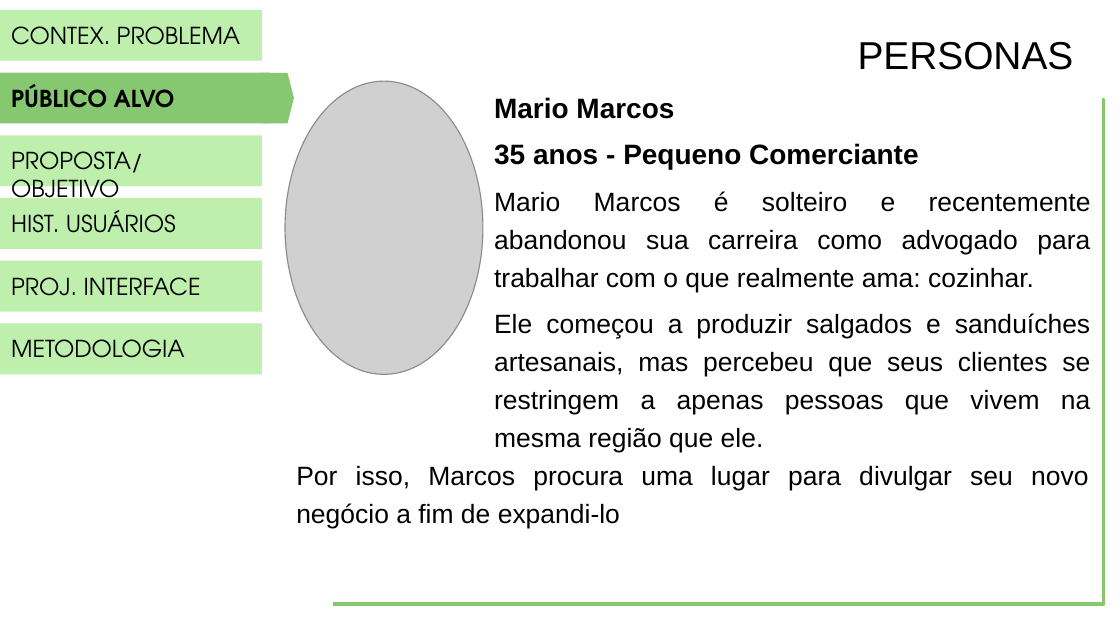
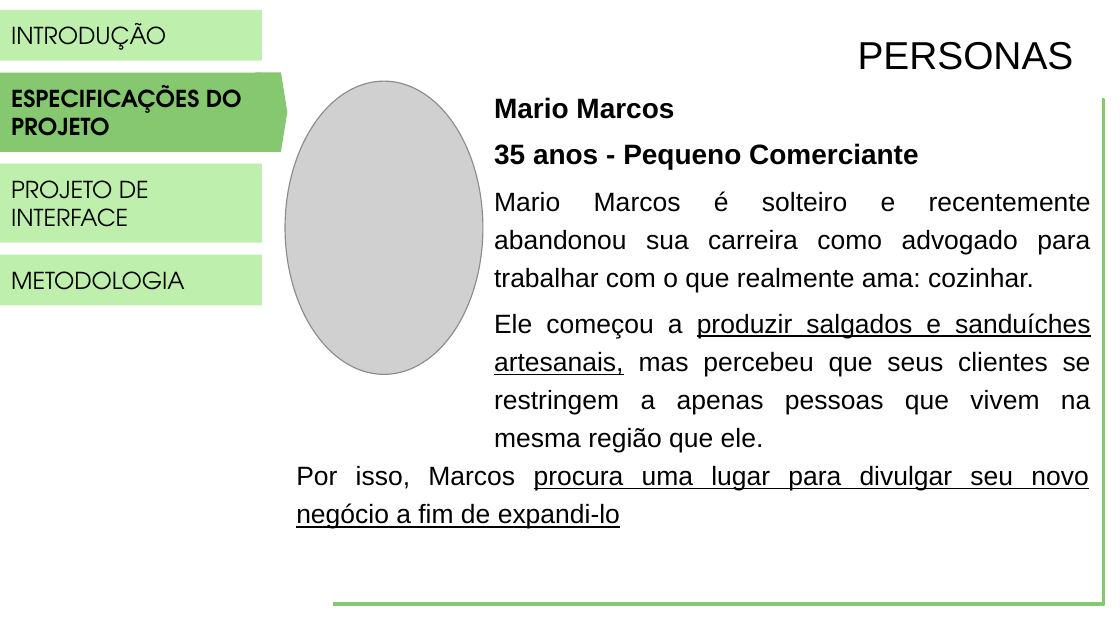
Before and after one commit to PSG-TIAPN-2022-1/psg-tiapn-2023-1-minha-avo-que-fez, a slide deck: slide 9 of docs/apresentacao/LANCHES DA VOVÓ.pptx (slide 8 before the commit). Drawn at 1120x630 pixels with LibreOffice and Linux fonts; fonts in the diff are those of the drawing; grey boxes stand for pictures. Boxes give left, top, right and bottom in pixels: in the first picture for what was removed or moved away, otherwise in the second. Text is boxed around its words. In the diff, an @@ line names an element or a change of style, - is before the commit and + after.

```diff
--- a/docs/apresentacao/LANCHES DA VOVÓ.pptx
+++ b/docs/apresentacao/LANCHES DA VOVÓ.pptx
@@ text in rectangle at [11, 23, 166, 50]: text changed @@
-CONTEX. PROBLEMA
+INTRODUÇÃO
@@ rectangle removed at [0, 73, 270, 123] @@
-PÚBLICO ALVO
@@ rectangle added at [0, 73, 262, 152], fill #86C86F, 15 pt, text #000000, bold @@
+ESPECIFICAÇÕES DO PROJETO
@@ flow chart offpage connector: place and size @@
-flow chart offpage connector at [262, 73, 295, 123]
+flow chart offpage connector at [255, 73, 288, 152]
@@ rectangle removed at [0, 136, 262, 186] @@
-PROPOSTA/OBJETIVO
@@ rectangle added at [0, 164, 262, 243], fill #BEEFAD, 15 pt, text #000000 @@
+PROJETO DE INTERFACE
@@ rectangle removed at [0, 198, 262, 249] @@
-HIST. USUÁRIOS
@@ rectangle "METODOLOGIA": place and size @@
-rectangle "METODOLOGIA" at [0, 324, 262, 374]
+rectangle "METODOLOGIA" at [0, 254, 262, 305]
@@ rectangle removed at [0, 261, 262, 311] @@
-PROJ. INTERFACE
@@ text at [494, 313, 1091, 453]: underline on in "produzir salgados e sanduíches artesanais," @@
@@ text "Por isso, Marcos procura uma ..." at [296, 465, 1088, 529]: underline on in "procura uma lugar para divulgar seu novo ..." @@
```
Also in this commit, not shown: 7 other slides changed, 11 slides added, 8 slides removed.
